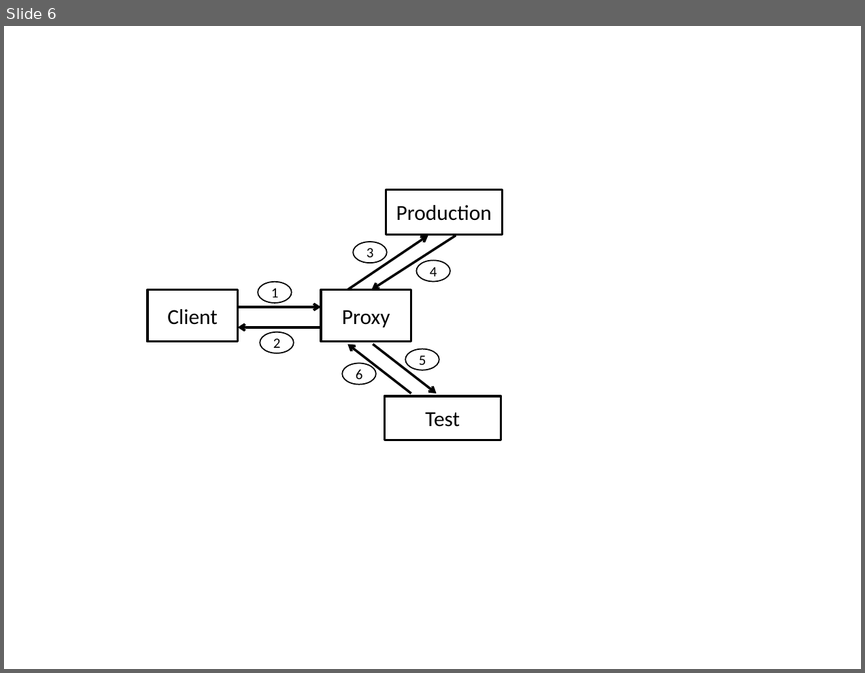
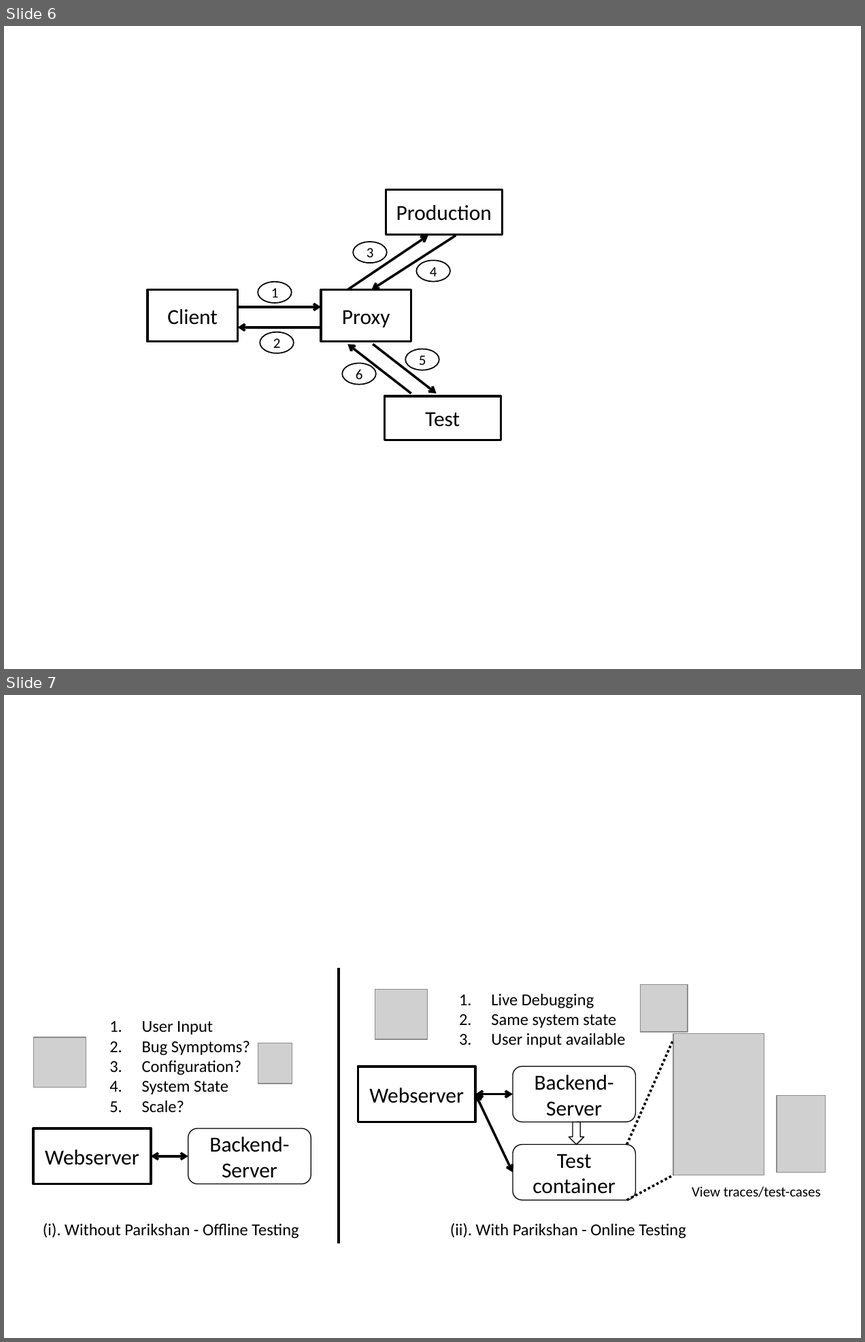
Before and after one commit to nipunarora/parikshan_code, a slide deck: paper/figs/images.pptx. Shown one above the other, each under a label of ours: slide 6 before the commit, slides 6 and 7 after it. The pictures are 865x673 and 865x1342 pixels, drawn with LibreOffice and Linux fonts; fonts in the diff are those of the drawing; grey boxes stand for pictures. Boxes give left, top, right and bottom in pixels: in the first picture for what was removed or moved away, otherwise in the second. Text is boxed around its words. In the diff, an @@ line names an element or a change of style, - is before the commit and + after.

Commit message:
modified paper with case studies complete overhaul of sections, removing ephasis on testing moving to debugging instead

```diff
--- a/paper/figs/images.pptx
+++ b/paper/figs/images.pptx
@@ slide 7 added at bbox=[4, 695, 861, 1338], background #FFFFFF @@
@@ line added from (339, 968) to (339, 1243), #000000 2 pt @@
@@ picture added at bbox=[375, 989, 427, 1038] @@
@@ text added at bbox=[491, 994, 626, 1047], 14 pt, text #000000 @@
+1. Live Debugging
+2. Same system state
+3. User input available
@@ picture added at bbox=[640, 985, 687, 1032] @@
@@ group added at bbox=[33, 1021, 311, 1184]: 1 rectangle, 1 double arrow, 1 rounded rectangle, 1 picture, 1 text @@
+Webserver
+Backend-Server
+1. User Input
+2. Bug Symptoms?
+3. Configuration?
+4. System State
+5. Scale?
@@ picture added at bbox=[258, 1043, 291, 1083] @@
@@ group added at bbox=[358, 1034, 825, 1200]: 2 double arrows, 2 rounded rectangles, 2 pictures, 2 lines, 1 rectangle, 1 down arrow @@
+Webserver
+Backend-Server
+Test container
@@ text added at bbox=[691, 1186, 821, 1197], 12 pt, text #000000 @@
+View traces/test-cases
@@ text added at bbox=[43, 1223, 298, 1238], 14 pt, text #000000 @@
+(i). Without Parikshan - Offline Testing
@@ text added at bbox=[450, 1223, 685, 1238], 14 pt, text #000000 @@
+(ii). With Parikshan - Online Testing
```
Also in this commit, not shown: 1 slide changed, 13 other files.
